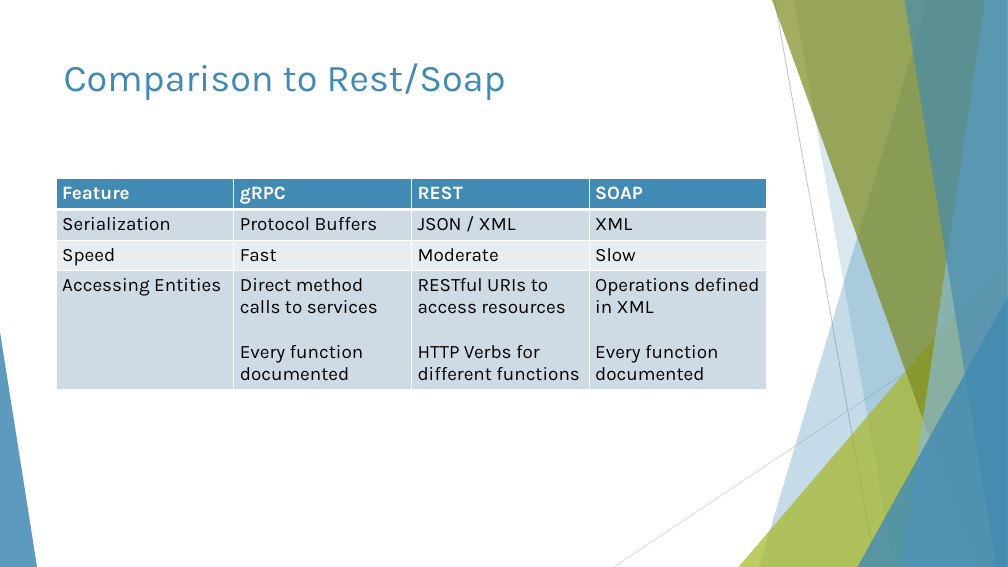
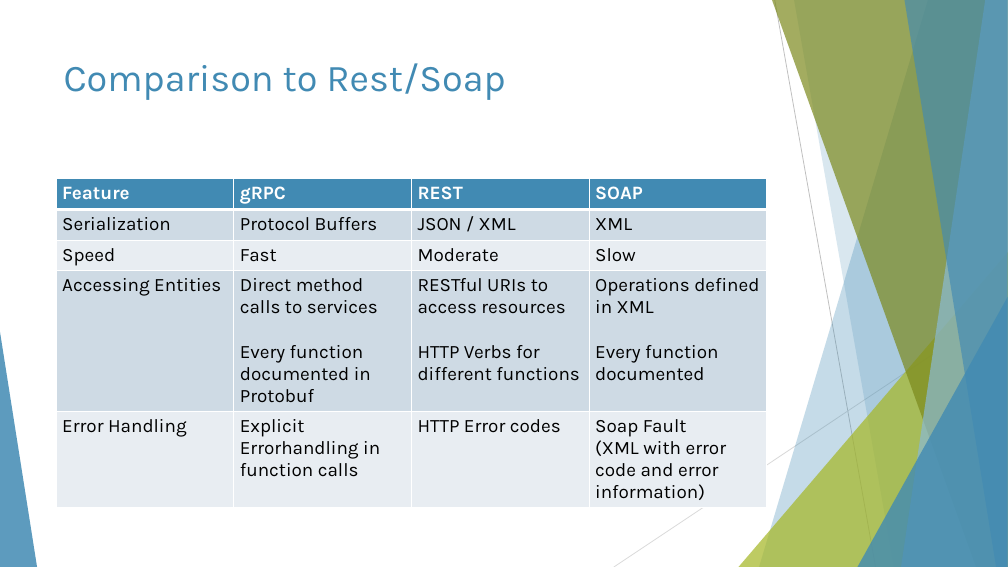
Before and after one commit to DanielSchmerber/grpc-example, a slide deck: slide 12 of grpc.pptx (slide 11 before the commit). Drawn at 1008x567 pixels with LibreOffice and Linux fonts; fonts in the diff are those of the drawing. Boxes give left, top, right and bottom in pixels: in the first picture for what was removed or moved away, otherwise in the second. Text is boxed around its words. In the diff, an @@ line names an element or a change of style, - is before the commit and + after.

```diff
--- a/grpc.pptx
+++ b/grpc.pptx
@@ table at (56, 178, 767, 513) @@
-row 4: Accessing Entities | Direct method calls to services / Every function documented | RESTful URIs to access resources / HTTP Verbs for different functions | Operations defined in XML / Every function documented
+row 4: Accessing Entities | Direct method calls to services / Every function documented in Protobuf | RESTful URIs to access resources / HTTP Verbs for different functions | Operations defined in XML / Every function documented
+row 5: Error Handling | Explicit Errorhandling in function calls | HTTP Error codes | Soap Fault / (XML with error code and error information)
```
Also in this commit, not shown: 1 other slide changed, 1 slide added.
